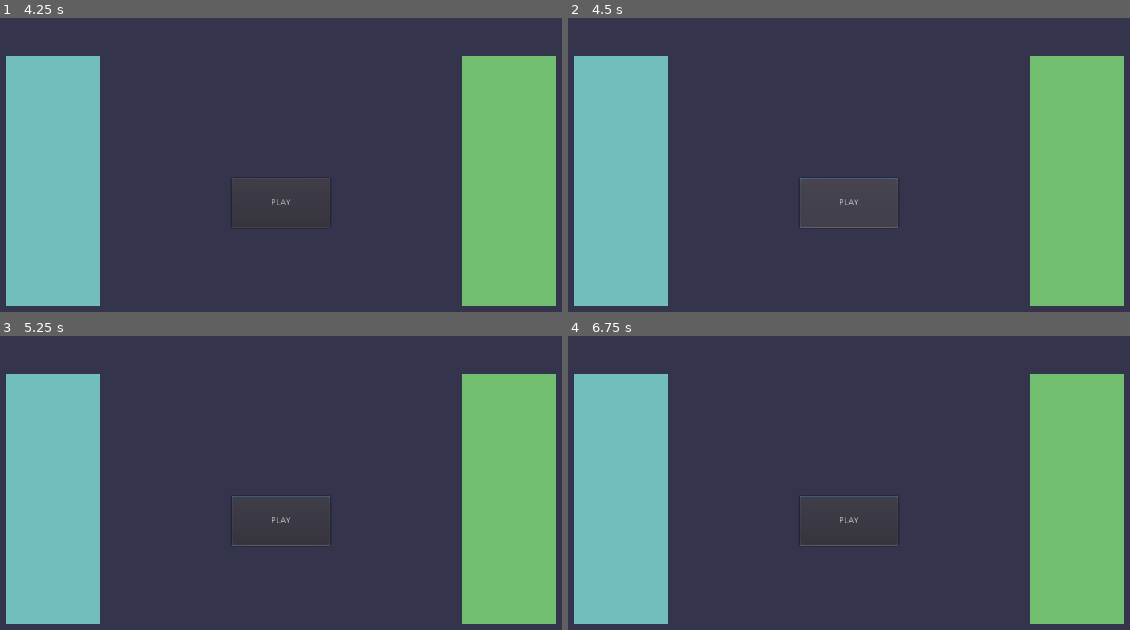
Above: before the commit, frames 1-4 (two rows, left to right).
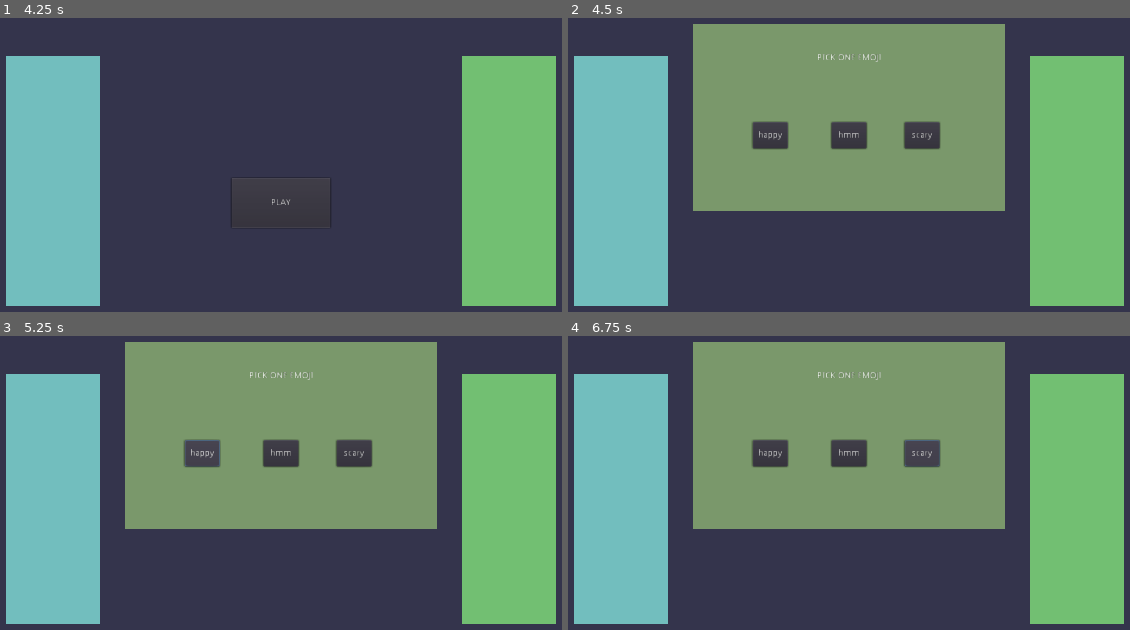
Above: after the commit, the same moments.

Repository: ravi-kiran-svs/hahaha-game
Game: Godot game, scene res://Scenes/MainMenu/MainMenu.tscn
The game is run twice, just before and just after one commit, with the same random seed, the same clock (stepped at 60 frames per second) and the same inputs.
Inputs (mouse positions are in pixels of both pictures, inside the frame that each line leads up to):
- Up to frame 1 (4.25 s): click "PLAY" at 0.5 s; click "NEXT" at 1.25 s; click "NEXT" at 2 s; click "NEXT" at 2.75 s; tap Enter (ui_accept) at 3.5, 3.77 s
- Up to frame 2 (4.5 s): click "PLAY" at 4.25 s
- Up to frame 3 (5.25 s): click (202, 453) at 5 s, where only the run after the commit has a clickable "happy"
- Up to frame 4 (6.75 s): click (849, 453) at 5.75 s, where only the run after the commit has a clickable "hmm"; click (922, 453) at 6.5 s, where only the run after the commit has a clickable "scary"

Frame 1 is identical in both runs. In frame 2, 34% of the frame differs, in the area x 22-78%, y 2-72%; in frame 3, 34%; in frame 4, 34%.

Commit message:
Emoji Selection Scene

Diff:
--- a/Scenes/DialogScene/DialogScene.gd
+++ b/Scenes/DialogScene/DialogScene.gd
@@ -21,8 +21,7 @@
 
 
 func on_Play_pressed():
-	pass
-	# go to emoji selection scene
+	get_tree().change_scene("res://Scenes/EmojiSelectionScene/EmojiSelectionScene.tscn")
 
 
 func _input(event):
--- /dev/null
+++ b/Scenes/EmojiSelectionScene/EmojiSelectionScene.gd
@@ -0,0 +1,6 @@
+extends Control
+
+
+func on_emoji_picked(index : int):
+	pass
+	# go to next scene
--- /dev/null
+++ b/Scenes/EmojiSelectionScene/EmojiSelectionScene.tscn
@@ -0,0 +1,20 @@
+[gd_scene load_steps=4 format=2]
+
+[ext_resource path="res://Scenes/BaseScene.tscn" type="PackedScene" id=1]
+[ext_resource path="res://Scenes/EmojiSelectionScene/Nodes/EmojiSelector.tscn" type="PackedScene" id=2]
+[ext_resource path="res://Scenes/EmojiSelectionScene/EmojiSelectionScene.gd" type="Script" id=3]
+
+[node name="EmojiSelectionScene" instance=ExtResource( 1 )]
+script = ExtResource( 3 )
+
+[node name="EmojiSelector" parent="." index="3" instance=ExtResource( 2 )]
+anchor_left = 0.5
+anchor_top = 0.5
+anchor_right = 0.5
+anchor_bottom = 0.5
+margin_left = -250.0
+margin_top = -252.0
+margin_right = 250.0
+margin_bottom = 48.0
+
+[connection signal="emoji_picked" from="EmojiSelector" to="." method="on_emoji_picked"]
--- /dev/null
+++ b/Scenes/EmojiSelectionScene/Nodes/EmojiSelector.gd
@@ -0,0 +1,9 @@
+extends Control
+class_name EmojiSelector
+
+
+signal emoji_picked(index)
+
+
+func on_emoji_pressed(index : int):
+	emit_signal("emoji_picked", index)
--- /dev/null
+++ b/Scenes/EmojiSelectionScene/Nodes/EmojiSelector.tscn
@@ -0,0 +1,64 @@
+[gd_scene load_steps=2 format=2]
+
+[ext_resource path="res://Scenes/EmojiSelectionScene/Nodes/EmojiSelector.gd" type="Script" id=1]
+
+[node name="EmojiSelector" type="Control"]
+margin_right = 500.0
+margin_bottom = 300.0
+script = ExtResource( 1 )
+
+[node name="ColorRect" type="ColorRect" parent="."]
+anchor_right = 1.0
+anchor_bottom = 1.0
+color = Color( 0.48, 0.6, 0.42, 1 )
+__meta__ = {
+"_edit_lock_": true
+}
+
+[node name="Label" type="Label" parent="."]
+anchor_left = 0.5
+anchor_right = 0.5
+margin_left = -83.5
+margin_top = 31.0
+margin_right = 83.5
+margin_bottom = 80.0
+text = "PICK ONE EMOJI"
+align = 1
+valign = 1
+
+[node name="EmojiButton0" type="Button" parent="."]
+anchor_left = 0.5
+anchor_top = 0.5
+anchor_right = 0.5
+anchor_bottom = 0.5
+margin_left = -154.0
+margin_top = 8.0
+margin_right = -98.0
+margin_bottom = 50.0
+text = "happy"
+
+[node name="EmojiButton1" type="Button" parent="."]
+anchor_left = 0.5
+anchor_top = 0.5
+anchor_right = 0.5
+anchor_bottom = 0.5
+margin_left = -28.0
+margin_top = 8.0
+margin_right = 28.0
+margin_bottom = 50.0
+text = "hmm"
+
+[node name="EmojiButton2" type="Button" parent="."]
+anchor_left = 0.5
+anchor_top = 0.5
+anchor_right = 0.5
+anchor_bottom = 0.5
+margin_left = 89.0
+margin_top = 8.0
+margin_right = 145.0
+margin_bottom = 50.0
+text = "scary"
+
+[connection signal="pressed" from="EmojiButton0" to="." method="on_emoji_pressed" binds= [ 0 ]]
+[connection signal="pressed" from="EmojiButton1" to="." method="on_emoji_pressed" binds= [ 1 ]]
+[connection signal="pressed" from="EmojiButton2" to="." method="on_emoji_pressed" binds= [ 2 ]]
--- a/project.godot
+++ b/project.godot
@@ -18,10 +18,16 @@
 "class": "DialogManager",
 "language": "GDScript",
 "path": "res://Scenes/DialogScene/Nodes/DialogManager.gd"
+}, {
+"base": "Control",
+"class": "EmojiSelector",
+"language": "GDScript",
+"path": "res://Scenes/EmojiSelectionScene/Nodes/EmojiSelector.gd"
 } ]
 _global_script_class_icons={
 "DialogBox": "",
-"DialogManager": ""
+"DialogManager": "",
+"EmojiSelector": ""
 }
 
 [application]
